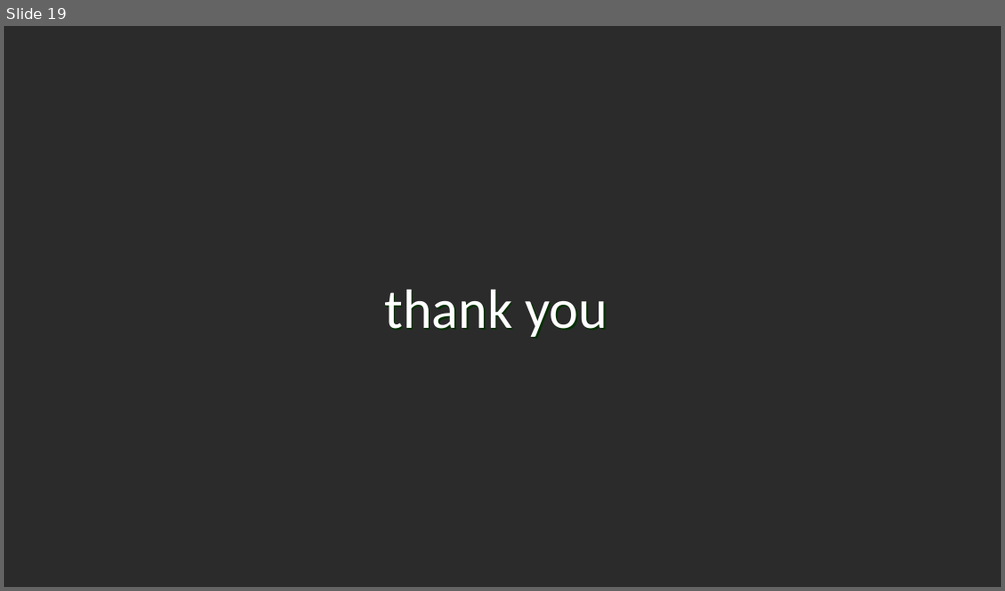
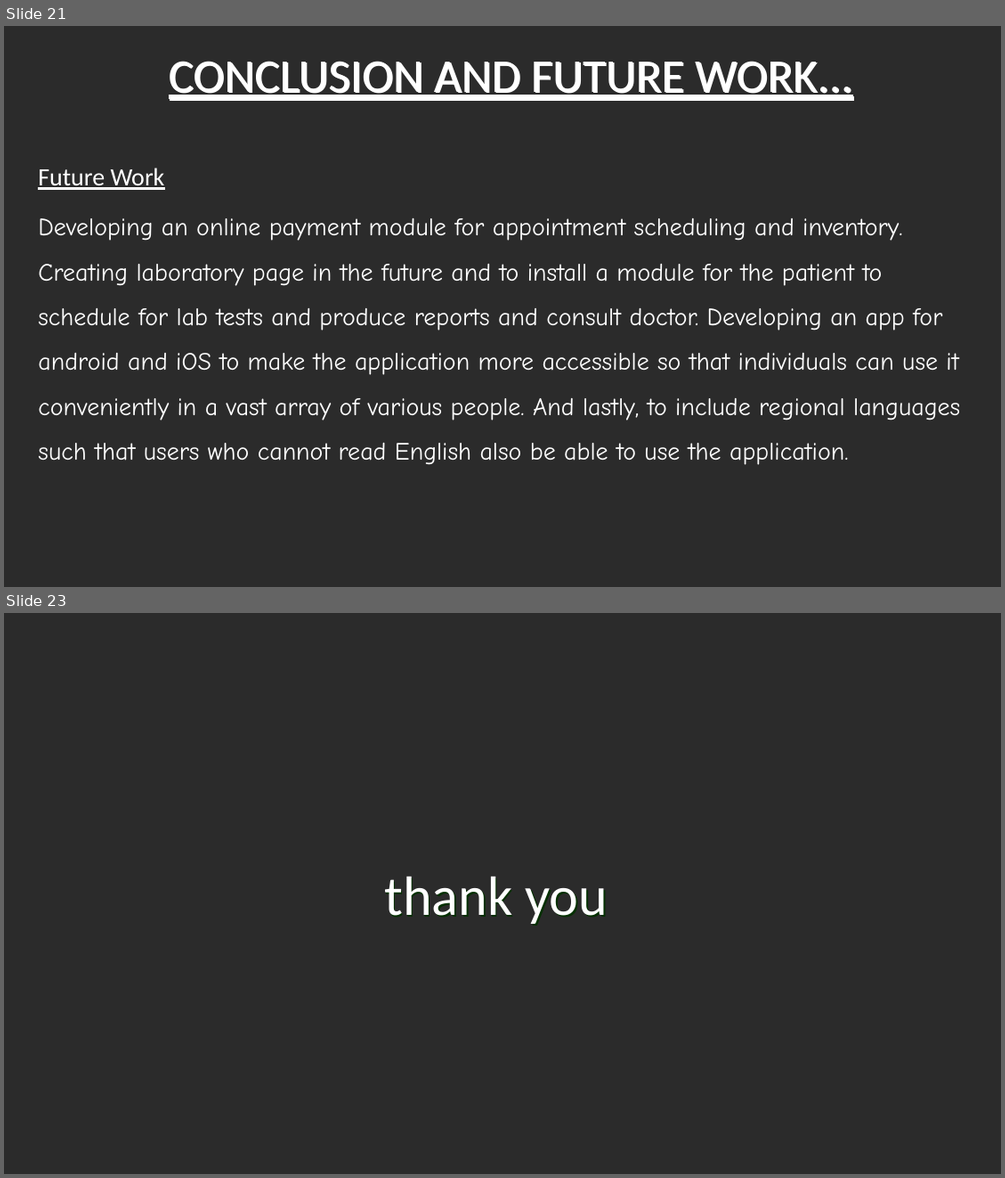
Before and after one commit to Sahithya132002/Final-Year-Project, a slide deck: Review 2.pptx. Shown one above the other, each under a label of ours: slide 19 before the commit, slides 21 and 23 after it; the slides between them are not shown. The pictures are 1005x591 and 1005x1178 pixels, drawn with LibreOffice and Linux fonts; fonts in the diff are those of the drawing; background and template pictures are left out; a plain dark background stands for a picture behind light text. Boxes give left, top, right and bottom in pixels: in the first picture for what was removed or moved away, otherwise in the second. Text is boxed around its words. In the diff, an @@ line names an element or a change of style, - is before the commit and + after.

```diff
--- a/Review 2.pptx
+++ b/Review 2.pptx
@@ slide 21 added at box(4, 26, 1001, 587), background picture (left out) @@
@@ title added at box(169, 61, 852, 101), 34 pt, text #FFFFFF, underline @@
+CONCLUSION AND FUTURE WORK...
@@ text added at box(38, 168, 960, 465), 18 pt, text #FFFFFF @@
+Future Work
+Developing an online payment module for appointment scheduling and inventory. Creating laboratory page in the future and to install a module for the patient to schedule for lab tests and produce reports and consult doctor. Developing an app for android and iOS to make the application more accessible so that individuals can use it conveniently in a vast array of various people. And lastly, to include regional languages such that users who cannot read English also be able to use the application.
@@ what was slide 19 is now slide 23 @@
```
Also in this commit, not shown: 13 slides changed, 6 other slides added, 3 slides removed, 4 other files.
